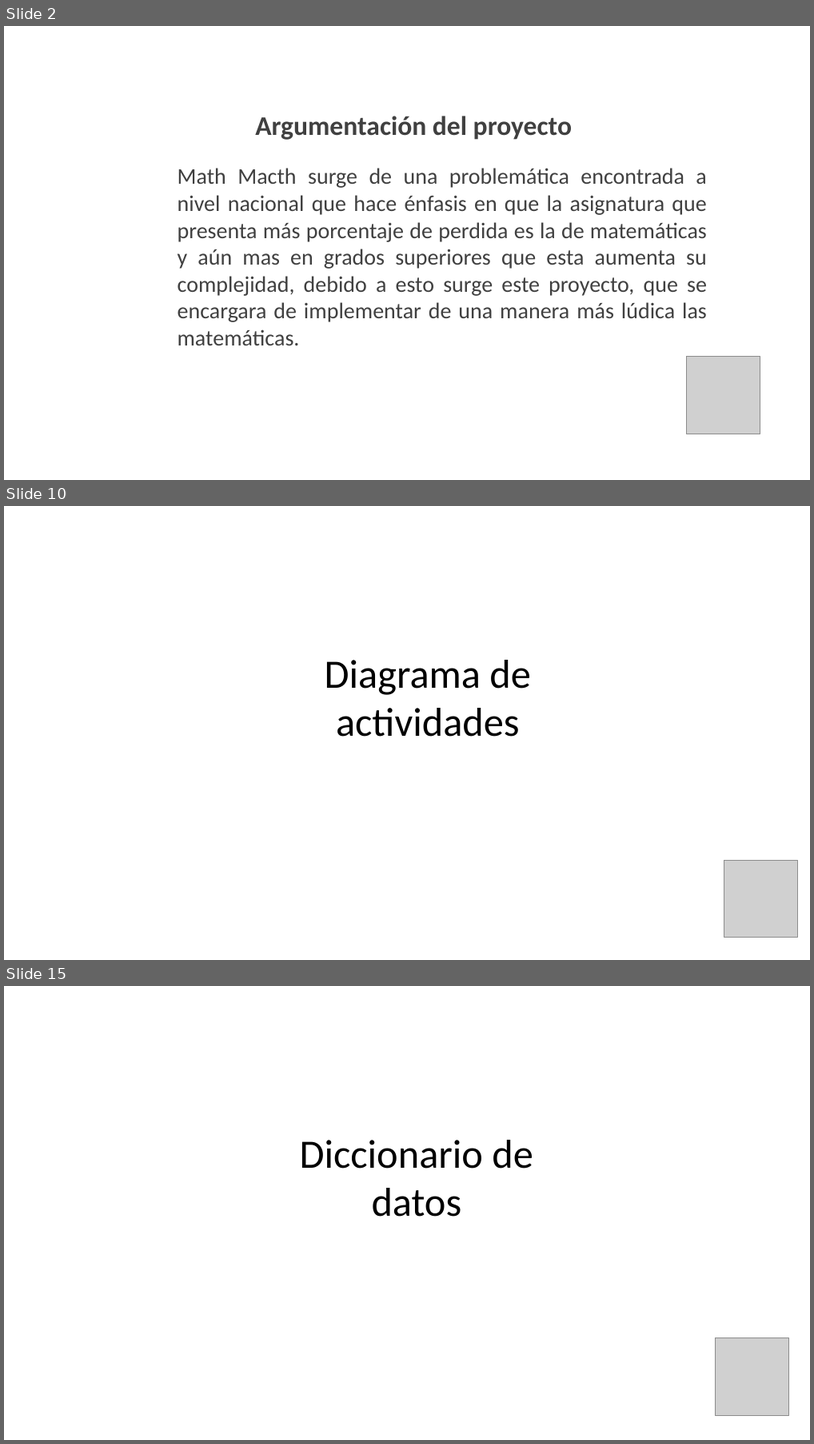
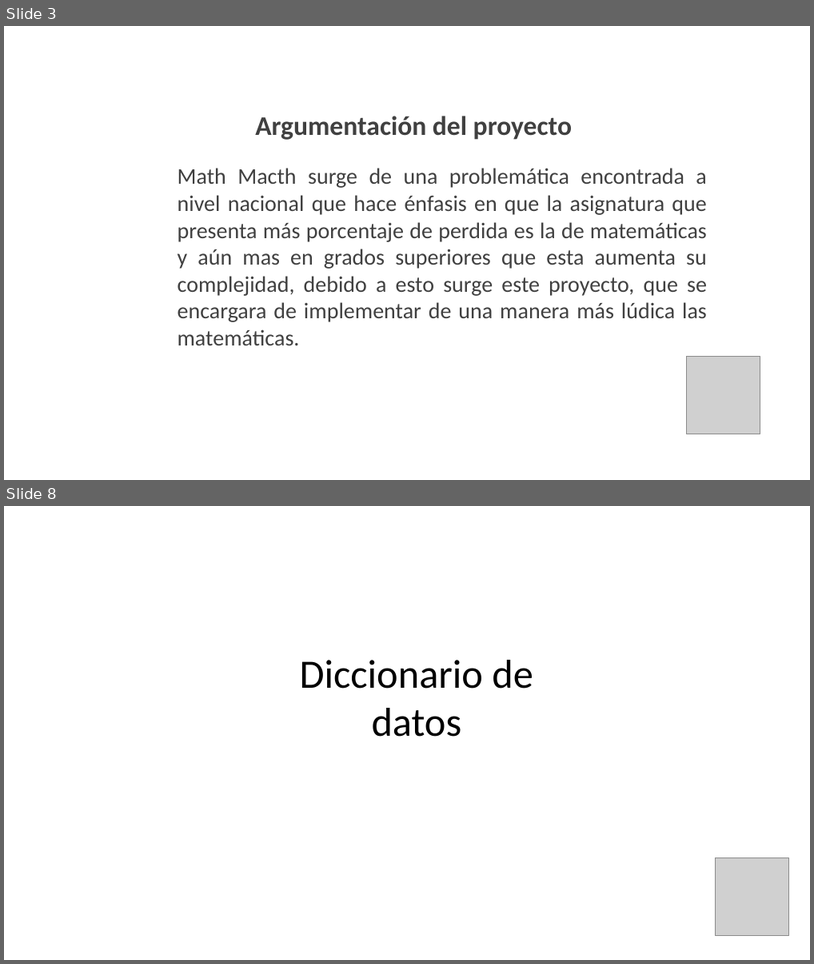
Before and after one commit to Santiago2611/Math-Match, a slide deck: Presentación/Math Match.pptx. Shown one above the other, each under a label of ours: slides 2, 10 and 15 before the commit, slides 3 and 8 after it; the slides between them are not shown. The pictures are 814x1444 and 814x964 pixels, drawn with LibreOffice and Linux fonts; fonts in the diff are those of the drawing; grey boxes stand for pictures; background and template pictures are left out. Boxes give left, top, right and bottom in pixels: in the first picture for what was removed or moved away, otherwise in the second. Text is boxed around its words. In the diff, an @@ line names an element or a change of style, - is before the commit and + after.

```diff
--- a/Presentación/Math Match.pptx
+++ b/Presentación/Math Match.pptx
@@ slide 10 removed at [4, 506, 810, 960], background picture (left out) @@
@@ text removed at [325, 660, 531, 736] @@
-Diagrama de actividades
@@ picture removed at [725, 860, 798, 937] @@
@@ what was slide 2 is now slide 3 @@
@@ what was slide 15 is now slide 8 @@
```
Also in this commit, not shown: 1 slide changed, 10 other slides removed, 9 other files.
